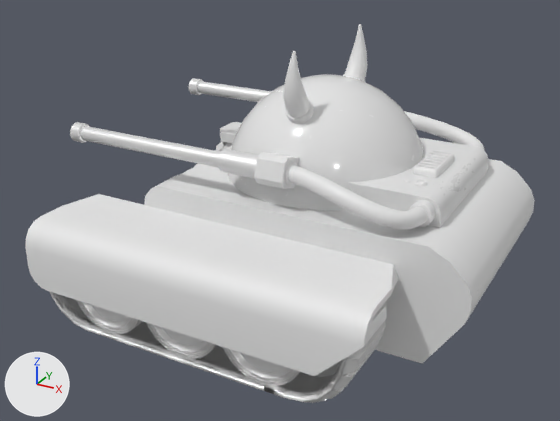
Two versions of the FBX model Game Group Project/Assets/ImportModels/tank_enemy.fbx, one commit apart.
Both versions are drawn from a camera (50 mm lens) standing at (5.12, -9.16, 4.38) and looking at (0.21, -0.24, -0.09). Every picture has the same lights, and +X, +Y and +Z are marked at lower left. Where no turn or scale is listed for an object, it has been applied to the vertices.

The first picture shows 'Ammo/Engine.001', 'AmmoTube.001', 'Body.001', 'Guns.001', 'GunsBase.001', 'Guns_Recoil.001', 'Head.001', 'Horns.001', 'Horns_Base.001', 'Radiator.001', 'TrackCovers.001', 'Tracks.001', 'Wheels.001'.
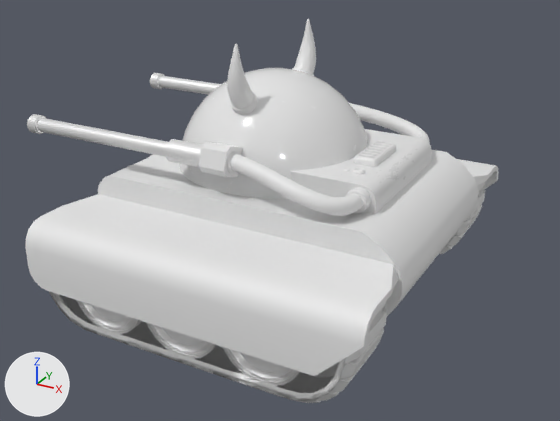
Where the newer file only moved an object's origin or applied its transform, the numbers keep the older frame.

Edits to the bpy script that builds the scene:
```text
Change me_head_001:
    where me_head_001.from_pydata(...)  # 257 vertices, 256 faces; spans x -1.37..1.37, y -1.37..1.37, z -0.79..0.58
    me_head_001 part 8: the whole mesh is moved by (0.0, 0.0, 1.29)
Change me_cylinder_005:
    where me_cylinder_005.from_pydata(...)  # 576 vertices, 576 faces; spans x -3.01..-0.55, y -2.98..0.13, z -0.13..0.13
    me_cylinder_005 part 3: the whole mesh is moved by (-0.81, 0.0, 0.0)
Change me_cube_006:
    where me_cube_006.from_pydata(...)  # 14 vertices, 9 faces; spans x -0.97..0.41, y -1.04..1.04, z -0.41..0.41
    me_cube_006 part 5: the whole mesh is moved by (-0.81, 0.0, 0.0)
Change me_beziercurve_001:
    where me_beziercurve_001.from_pydata(...)  # 1600 vertices, 1536 faces; spans x -1.35..0.35, y -3.18..0.21, z -0.2..0.33
    me_beziercurve_001 part 10: the whole mesh is moved by (1.52, 1.49, 0.81)
Change me_cube_005:
    where me_cube_005.from_pydata(...)  # 32 vertices, 24 faces; spans x -0.19..0.19, y -3.04..0.22, z -0.24..0.22
    me_cube_005 part 2: the whole mesh is moved by (-0.81, 0.0, 0.0)
Change me_plane_003:
    remove me_plane_003.from_pydata(...)  # 1360 vertices, 1684 faces; spans x -2.23..2.43, y -4.76..0.53, z -1.35..0.05
    add me_plane_003.from_pydata(...)  # 1360 vertices, 1684 faces; spans x -2.22..2.45, y -2.65..2.65, z -1.35..0.05
    me_plane_003 part 6: 680 of 1360 vertices moved; they spanned x -2.23..2.43, y -0.53..0.53, z -1.35..0.05 and now span x -2.22..2.45, y -2.65..-1.59, z -1.35..0.05; mean shift (0.01, -2.12, 0.0); largest move (-2.21, 0.24, -0.18) -> (-1.91, -1.88, 0.05)
    me_plane_003 part 7: 680 of 1360 vertices moved; they spanned x -2.23..2.43, y -4.76..-3.7, z -1.35..0.05 and now span x -2.22..2.45, y 1.59..2.65, z -1.35..0.05; mean shift (0.01, 6.35, 0.0); largest move (-2.21, -4.47, -0.18) -> (-1.91, 1.88, 0.05)
Change me_cylinder_008:
    where me_cylinder_008.from_pydata(...)  # 256 vertices, 256 faces; spans x -0.55..0.1, y -2.99..0.15, z -0.15..0.15
    me_cylinder_008 part 4: the whole mesh is moved by (-0.81, 0.0, 0.0)
Change me_cylinder_003:
    where me_cylinder_003.from_pydata(...)  # 704 vertices, 644 faces; spans x -100.0..100.0, y -389.0..858.0, z -1295.0..100.0
    used by ob_horns_001; location = (0.81, 0.91, 1.75); rotation_euler = (0.931, 0.0, 0.0), in degrees (53, 0, 0); scale = (-0.00149, -0.00149, -0.00149)
    me_cylinder_003 part 1: the whole mesh is multiplied about its middle by the matrix ((-0.149, 0.0, 0.0), (0.0, -0.119, -0.089), (0.0, 0.089, -0.119)), then moved by (0.0, -35.0, 598.0)
Change me_body_001:
    where me_body_001.from_pydata(...)  # 114 vertices, 106 faces; spans x -2.04..2.48, y -1.58..1.58, z -0.99..0.55
    me_body_001 part 9: the whole mesh is moved by (0.07, 0.0, 0.0)
Change ob_head_001:
    ob_head_001.location: (0.81, 0.0, 1.29) -> (0.0, 0.0, 0.0)
Change ob_ammotube_001:
    ob_ammotube_001.location: (2.33, 1.49, 0.81) -> (0.0, 0.0, 0.0)
Change ob_tracks_001:
    ob_tracks_001.location: (0.01, 2.12, 0.0) -> (0.0, 0.0, 0.0)
Change ob_horns_001:
    ob_horns_001.location: (0.81, 0.91, 1.75) -> (0.0, 0.0, 0.0)
    ob_horns_001.rotation_euler: (0.931, 0.0, 0.0) -> (1.571, 0.0, 0.0)  # degrees (53, 0, 0) -> degrees (90, 0, 0)
    ob_horns_001.scale: (-0.00149, -0.00149, -0.00149) -> (0.01, 0.01, 0.01)
Change ob_body_001:
    ob_body_001.location: (0.89, 0.0, 0.0) -> (0.0, 0.0, 0.0)
Change ob_horns_base_001:
    ob_horns_base_001.location: (0.81, 0.87, 1.7) -> (0.0, 0.0, 0.0)
    ob_horns_base_001.rotation_euler: (0.931, 0.0, 0.0) -> (1.571, 0.0, 0.0)  # degrees (53, 0, 0) -> degrees (90, 0, 0)
    ob_horns_base_001.scale: (-0.00174, -0.00174, -0.00174) -> (0.01, 0.01, 0.01)
```

Where the change shows, as pixel boxes (x1, y1, x2, y2) in the pictures (560 x 421 px; the box of a moved part takes in the faces that stretch with it):
'Body.001', moved: before (144, 146, 535, 363); after (98, 149, 479, 316)
'Head.001', moved: before (228, 74, 423, 211); after (179, 68, 368, 198)
'Ammo/Engine.001', mesh moved: before (348, 138, 488, 228); after (290, 129, 432, 214)
'AmmoTube.001', moved: before (288, 111, 485, 230); after (230, 103, 430, 215)
'Tracks.001', reshaped, moved: before (49, 142, 387, 403); after (49, 183, 485, 403)
'Guns.001', mesh moved: before (70, 78, 272, 168); after (27, 73, 221, 157)
'Horns.001', reshaped, moved, turned, rescaled: before (283, 24, 368, 117); after (227, 19, 316, 109)
'GunsBase.001', mesh moved: before (254, 152, 299, 189); after (199, 142, 243, 177)
'Guns_Recoil.001', mesh moved: before (218, 149, 259, 179); after (165, 139, 203, 167)
'Horns_Base.001', moved, turned, rescaled: before (286, 74, 366, 124); after (231, 67, 314, 115)
part 6 of me_plane_003, moved or reshaped: before (215, 142, 233, 151); after (49, 291, 387, 403)
part 7 of me_plane_003, moved or reshaped: before (49, 291, 387, 403); after (438, 183, 485, 255)
